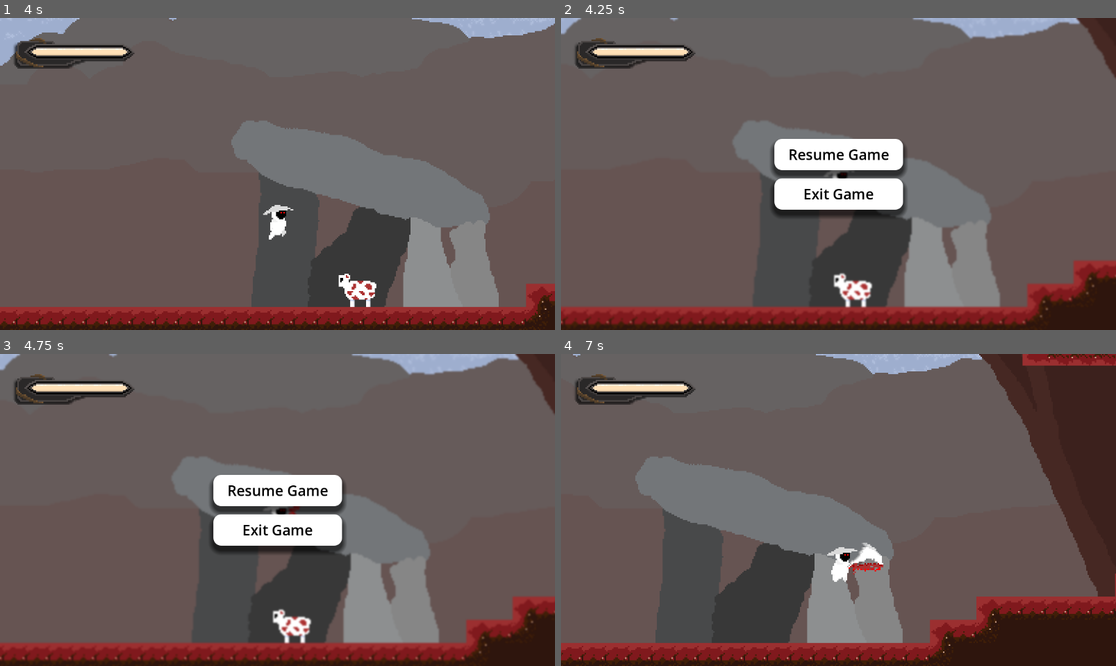
Above: before the commit, frames 1-4 (two rows, left to right).
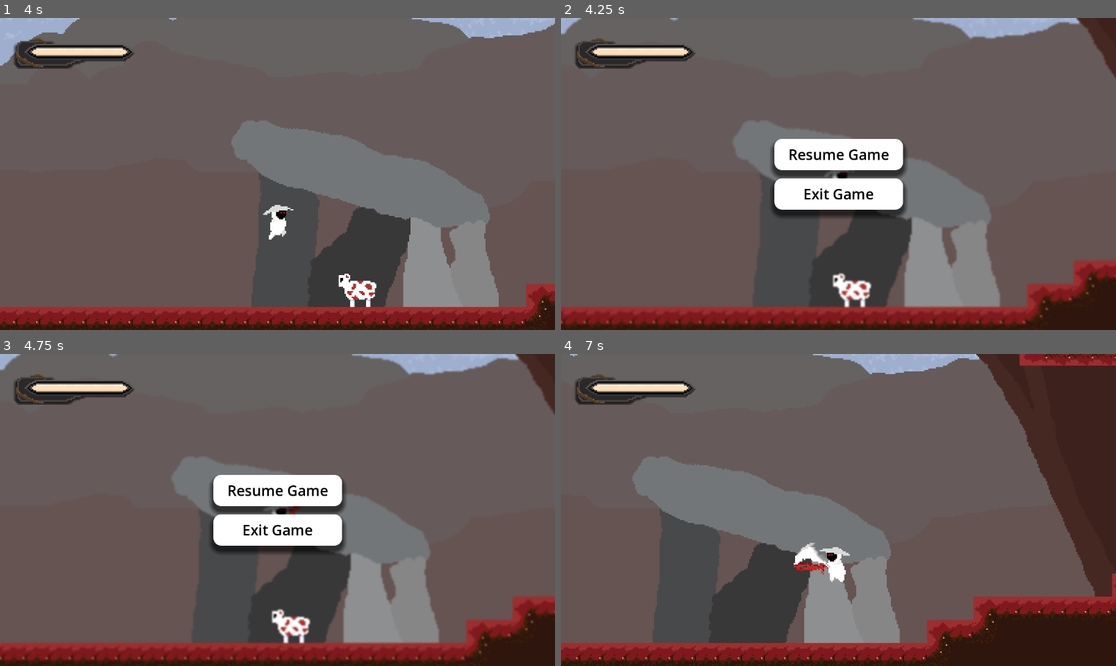
Above: after the commit, the same moments.

Repository: KirstenMayland/color2Dmetroidvania
Game: Godot game, scene res://scenes/levels/russet_grove_3.tscn
Two runs of this game, one before a commit and one after it. Both use one fixed random seed, a clock stepped at 60 frames per second and the inputs below. This scene is started directly instead of the project's main scene.
Inputs:
- Up to frame 1 (4 s): hold D (move_right) 0.53-2.03 s; tap E (attack) at 0.6, 1.55, 2.1, 2.85 s; tap Space (jump) at 0.77, 0.8, 1.07, 1.35, 1.52, 1.82, 2.3, 3.02, 3.32, 3.6, 3.77 s; hold A (move_left) 2.03-2.78 s; hold D (move_right) from 2.78 s (still down)
- Up to frame 2 (4.25 s): keep holding D (move_right); tap Space (jump) at 4.07 s; tap Escape (pause_game) at 4.15 s
- Up to frame 3 (4.75 s): release D (move_right) at 4.28 s; hold A (move_left) from 4.28 s (still down); tap E (attack) at 4.35 s; tap Space (jump) at 4.52 s
- Up to frame 4 (7 s): tap Space (jump) at 4.82, 6.05, 6.6, 6.77 s; release A (move_left) at 5 s; click "Resume Game" at 5 s; hold D (move_right) 5.78-6.53 s; tap E (attack) at 5.85, 6.8 s; hold A (move_left) from 6.53 s (still down)

Frame 1 is identical in both runs. In frame 2, 0.3% of the frame differs, in the area x 48-57%, y 81-93%; in frame 3, 0.3%; in frame 4, 4.1%, in the area x 0-100%, y 0-99%.

Commit message:
death scene when on ground

Diff:
--- a/scenes/entities/player.tscn
+++ b/scenes/entities/player.tscn
@@ -1,7 +1,8 @@
-[gd_scene load_steps=111 format=3 uid="uid://ctp67a0qjcvom"]
+[gd_scene load_steps=130 format=3 uid="uid://ctp67a0qjcvom"]
 
 [ext_resource type="Script" path="res://scripts/entities/player.gd" id="1_m4g60"]
 [ext_resource type="Texture2D" uid="uid://gqfx5jpp751" path="res://assets/entities/player/player2.0-Door.png" id="2_jhtnp"]
+[ext_resource type="Texture2D" uid="uid://cg7os7rmlc0fg" path="res://assets/entities/player/player2.0-DeathGround.png" id="2_um7sx"]
 [ext_resource type="Texture2D" uid="uid://d20fhc7yd6r28" path="res://assets/entities/player/player2.0-Hurt.png" id="3_pwt33"]
 [ext_resource type="Texture2D" uid="uid://cqey8ut73ccfy" path="res://assets/entities/player/player2.0-Idle.png" id="4_688it"]
 [ext_resource type="Texture2D" uid="uid://dpnb3tlwti33a" path="res://assets/entities/player/player2.0-Jump.png" id="5_av1j8"]
@@ -11,6 +12,46 @@
 [ext_resource type="PackedScene" uid="uid://dty8yax2de5v4" path="res://scenes/components/hurtbox_component.tscn" id="14_jqlrc"]
 [ext_resource type="PackedScene" uid="uid://dodtc5a30e5v2" path="res://scenes/components/hitbox_component.tscn" id="21_iamod"]
 
+[sub_resource type="AtlasTexture" id="AtlasTexture_vshr1"]
+atlas = ExtResource("2_um7sx")
+region = Rect2(0, 0, 128, 128)
+
+[sub_resource type="AtlasTexture" id="AtlasTexture_2kih1"]
+atlas = ExtResource("2_um7sx")
+region = Rect2(128, 0, 128, 128)
+
+[sub_resource type="AtlasTexture" id="AtlasTexture_sv0ok"]
+atlas = ExtResource("2_um7sx")
+region = Rect2(256, 0, 128, 128)
+
+[sub_resource type="AtlasTexture" id="AtlasTexture_76oie"]
+atlas = ExtResource("2_um7sx")
+region = Rect2(384, 0, 128, 128)
+
+[sub_resource type="AtlasTexture" id="AtlasTexture_31hcg"]
+atlas = ExtResource("2_um7sx")
+region = Rect2(512, 0, 128, 128)
+
+[sub_resource type="AtlasTexture" id="AtlasTexture_u40so"]
+atlas = ExtResource("2_um7sx")
+region = Rect2(640, 0, 128, 128)
+
+[sub_resource type="AtlasTexture" id="AtlasTexture_g018i"]
+atlas = ExtResource("2_um7sx")
+region = Rect2(768, 0, 128, 128)
+
+[sub_resource type="AtlasTexture" id="AtlasTexture_grs7f"]
+atlas = ExtResource("2_um7sx")
+region = Rect2(896, 0, 128, 128)
+
+[sub_resource type="AtlasTexture" id="AtlasTexture_7y80a"]
+atlas = ExtResource("2_um7sx")
+region = Rect2(1024, 0, 128, 128)
+
+[sub_resource type="AtlasTexture" id="AtlasTexture_l6vcb"]
+atlas = ExtResource("2_um7sx")
+region = Rect2(1152, 0, 128, 128)
+
 [sub_resource type="AtlasTexture" id="AtlasTexture_eec2u"]
 atlas = ExtResource("2_jhtnp")
 region = Rect2(0, 0, 128, 128)
@@ -63,39 +104,39 @@
 atlas = ExtResource("3_pwt33")
 region = Rect2(128, 0, 128, 128)
 
-[sub_resource type="AtlasTexture" id="AtlasTexture_3ee51"]
+[sub_resource type="AtlasTexture" id="AtlasTexture_x4mtw"]
 atlas = ExtResource("4_688it")
 region = Rect2(0, 0, 128, 128)
 
-[sub_resource type="AtlasTexture" id="AtlasTexture_3iv8x"]
+[sub_resource type="AtlasTexture" id="AtlasTexture_xrnht"]
 atlas = ExtResource("4_688it")
 region = Rect2(128, 0, 128, 128)
 
-[sub_resource type="AtlasTexture" id="AtlasTexture_3oaw1"]
+[sub_resource type="AtlasTexture" id="AtlasTexture_hixh2"]
 atlas = ExtResource("4_688it")
 region = Rect2(256, 0, 128, 128)
 
-[sub_resource type="AtlasTexture" id="AtlasTexture_pcgig"]
+[sub_resource type="AtlasTexture" id="AtlasTexture_ut0w1"]
 atlas = ExtResource("4_688it")
 region = Rect2(384, 0, 128, 128)
 
-[sub_resource type="AtlasTexture" id="AtlasTexture_iok1s"]
+[sub_resource type="AtlasTexture" id="AtlasTexture_hgymv"]
 atlas = ExtResource("4_688it")
 region = Rect2(512, 0, 128, 128)
 
-[sub_resource type="AtlasTexture" id="AtlasTexture_u5lkd"]
+[sub_resource type="AtlasTexture" id="AtlasTexture_77yhf"]
 atlas = ExtResource("4_688it")
 region = Rect2(640, 0, 128, 128)
 
-[sub_resource type="AtlasTexture" id="AtlasTexture_c6f7b"]
+[sub_resource type="AtlasTexture" id="AtlasTexture_pr750"]
 atlas = ExtResource("4_688it")
 region = Rect2(768, 0, 128, 128)
 
-[sub_resource type="AtlasTexture" id="AtlasTexture_ino62"]
+[sub_resource type="AtlasTexture" id="AtlasTexture_h868l"]
 atlas = ExtResource("4_688it")
 region = Rect2(896, 0, 128, 128)
 
-[sub_resource type="AtlasTexture" id="AtlasTexture_jxs05"]
+[sub_resource type="AtlasTexture" id="AtlasTexture_njmgt"]
 atlas = ExtResource("4_688it")
 region = Rect2(1024, 0, 128, 128)
 
@@ -177,6 +218,41 @@
 
 [sub_resource type="SpriteFrames" id="SpriteFrames_rbujn"]
 animations = [{
+"frames": [{
+"duration": 1.0,
+"texture": SubResource("AtlasTexture_vshr1")
+}, {
+"duration": 1.0,
+"texture": SubResource("AtlasTexture_2kih1")
+}, {
+"duration": 1.0,
+"texture": SubResource("AtlasTexture_sv0ok")
+}, {
+"duration": 1.0,
+"texture": SubResource("AtlasTexture_76oie")
+}, {
+"duration": 1.0,
+"texture": SubResource("AtlasTexture_31hcg")
+}, {
+"duration": 1.0,
+"texture": SubResource("AtlasTexture_u40so")
+}, {
+"duration": 1.0,
+"texture": SubResource("AtlasTexture_g018i")
+}, {
+"duration": 1.0,
+"texture": SubResource("AtlasTexture_grs7f")
+}, {
+"duration": 1.0,
+"texture": SubResource("AtlasTexture_7y80a")
+}, {
+"duration": 1.0,
+"texture": SubResource("AtlasTexture_l6vcb")
+}],
+"loop": false,
+"name": &"death_ground",
+"speed": 5.0
+}, {
 "frames": [{
 "duration": 1.0,
 "texture": SubResource("AtlasTexture_eec2u")
@@ -222,37 +298,37 @@
 "duration": 1.0,
 "texture": SubResource("AtlasTexture_356cu")
 }],
-"loop": true,
+"loop": false,
 "name": &"hurt",
 "speed": 5.0
 }, {
 "frames": [{
 "duration": 1.0,
-"texture": SubResource("AtlasTexture_3ee51")
-}, {
-"duration": 1.0,
-"texture": SubResource("AtlasTexture_3iv8x")
-}, {
-"duration": 1.0,
-"texture": SubResource("AtlasTexture_3oaw1")
-}, {
-"duration": 1.0,
-"texture": SubResource("AtlasTexture_pcgig")
-}, {
-"duration": 1.0,
-"texture": SubResource("AtlasTexture_iok1s")
-}, {
-"duration": 1.0,
-"texture": SubResource("AtlasTexture_u5lkd")
-}, {
-"duration": 1.0,
-"texture": SubResource("AtlasTexture_c6f7b")
-}, {
-"duration": 1.0,
-"texture": SubResource("AtlasTexture_ino62")
-}, {
-"duration": 1.0,
-"texture": SubResource("AtlasTexture_jxs05")
+"texture": SubResource("AtlasTexture_x4mtw")
+}, {
+"duration": 1.0,
+"texture": SubResource("AtlasTexture_xrnht")
+}, {
+"duration": 1.0,
+"texture": SubResource("AtlasTexture_hixh2")
+}, {
+"duration": 1.0,
+"texture": SubResource("AtlasTexture_ut0w1")
+}, {
+"duration": 1.0,
+"texture": SubResource("AtlasTexture_hgymv")
+}, {
+"duration": 1.0,
+"texture": SubResource("AtlasTexture_77yhf")
+}, {
+"duration": 1.0,
+"texture": SubResource("AtlasTexture_pr750")
+}, {
+"duration": 1.0,
+"texture": SubResource("AtlasTexture_h868l")
+}, {
+"duration": 1.0,
+"texture": SubResource("AtlasTexture_njmgt")
 }],
 "loop": true,
 "name": &"idle",
@@ -358,7 +434,7 @@
 
 [sub_resource type="Animation" id="Animation_d5oc0"]
 resource_name = "Hurt"
-length = 0.085
+length = 0.1
 tracks/0/type = "value"
 tracks/0/imported = false
 tracks/0/enabled = true
@@ -819,8 +895,38 @@
 "values": [0, 1, 2, 3, 4, 5, 6, 7]
 }
 
+[sub_resource type="Animation" id="Animation_dx5lo"]
+resource_name = "DeathGround"
+length = 2.0
+step = 0.15
+tracks/0/type = "value"
+tracks/0/imported = false
+tracks/0/enabled = true
+tracks/0/path = NodePath("AnimatedSprite2D:frame")
+tracks/0/interp = 1
+tracks/0/loop_wrap = true
+tracks/0/keys = {
+"times": PackedFloat32Array(0, 0.15, 0.3, 0.45, 0.6, 0.75, 0.9, 1.05, 1.2, 1.35),
+"transitions": PackedFloat32Array(1, 1, 1, 1, 1, 1, 1, 1, 1, 1),
+"update": 1,
+"values": [0, 1, 2, 3, 4, 5, 6, 7, 8, 9]
+}
+tracks/1/type = "value"
+tracks/1/imported = false
+tracks/1/enabled = true
+tracks/1/path = NodePath("AnimatedSprite2D:animation")
+tracks/1/interp = 1
+tracks/1/loop_wrap = true
+tracks/1/keys = {
+"times": PackedFloat32Array(0),
+"transitions": PackedFloat32Array(1),
+"update": 1,
+"values": [&"death_ground"]
+}
+
 [sub_resource type="AnimationLibrary" id="AnimationLibrary_mj16g"]
 _data = {
+"DeathGround": SubResource("Animation_dx5lo"),
 "Hurt": SubResource("Animation_d5oc0"),
 "Idle": SubResource("Animation_7r3hc"),
 "Jump": SubResource("Animation_7d1iv"),
@@ -835,6 +941,9 @@
 "ThroughDoor": SubResource("Animation_pepxw"),
 "Walk": SubResource("Animation_eynmj")
 }
+
+[sub_resource type="AnimationNodeAnimation" id="AnimationNodeAnimation_3hryw"]
+animation = &"DeathGround"
 
 [sub_resource type="AnimationNodeAnimation" id="AnimationNodeAnimation_wu453"]
 animation = &"Hurt"
@@ -1017,23 +1126,49 @@
 advance_mode = 2
 advance_condition = &"in_air"
 
+[sub_resource type="AnimationNodeStateMachineTransition" id="AnimationNodeStateMachineTransition_5p3ty"]
+advance_mode = 2
+advance_condition = &"dead"
+
+[sub_resource type="AnimationNodeStateMachineTransition" id="AnimationNodeStateMachineTransition_xn8a1"]
+advance_mode = 2
+advance_condition = &"dead"
+
+[sub_resource type="AnimationNodeStateMachineTransition" id="AnimationNodeStateMachineTransition_mntw0"]
+advance_mode = 2
+advance_condition = &"dead"
+
+[sub_resource type="AnimationNodeStateMachineTransition" id="AnimationNodeStateMachineTransition_5ym3y"]
+advance_mode = 2
+advance_condition = &"dead"
+
+[sub_resource type="AnimationNodeStateMachineTransition" id="AnimationNodeStateMachineTransition_k8l2u"]
+switch_mode = 2
+advance_mode = 2
+
+[sub_resource type="AnimationNodeStateMachineTransition" id="AnimationNodeStateMachineTransition_834j6"]
+advance_mode = 2
+advance_condition = &"dead"
+
 [sub_resource type="AnimationNodeStateMachine" id="AnimationNodeStateMachine_2wki3"]
+states/DeathGround/node = SubResource("AnimationNodeAnimation_3hryw")
+states/DeathGround/position = Vector2(1283.67, 358.883)
 states/End/position = Vector2(1301, 140)
 states/Hurt/node = SubResource("AnimationNodeAnimation_wu453")
-states/Hurt/position = Vector2(739.668, 557.702)
+states/Hurt/position = Vector2(1055.67, 415.883)
 states/Idle/node = SubResource("AnimationNodeAnimation_ns64f")
 states/Idle/position = Vector2(286.668, 140)
 states/JumpStateMachine/node = SubResource("AnimationNodeStateMachine_tjmsk")
-states/JumpStateMachine/position = Vector2(739.668, 344.978)
+states/JumpStateMachine/position = Vector2(405.668, 415.883)
 states/Start/position = Vector2(185, 140)
 states/SwordSlash/node = SubResource("AnimationNodeAnimation_qn8xm")
-states/SwordSlash/position = Vector2(739.668, 216.702)
+states/SwordSlash/position = Vector2(654.668, -29.298)
 states/ThroughDoor/node = SubResource("AnimationNodeAnimation_puu23")
-states/ThroughDoor/position = Vector2(739.668, 51.702)
+states/ThroughDoor/position = Vector2(286.668, 46.702)
 states/Walk/node = SubResource("AnimationNodeAnimation_0a4tn")
 states/Walk/position = Vector2(1212.67, 140)
-transitions = ["Start", "Idle", SubResource("AnimationNodeSt …(1776 unchanged characters)… mationNodeStateMachineTransition_ylpky")]
-graph_offset = Vector2(128.668, 34.6637)
+transitions = ["Start", "Idle", SubResource("AnimationNodeSt …(1776 unchanged characters)… mationNodeStateMachineTransition_ylpky"), "Idle", "DeathGround", SubResource("AnimationNodeStateMachineTransition_5p3ty"), "Hurt", "DeathGround", SubResource("AnimationNodeStateMachineTransition_xn8a1"), "SwordSlash", "DeathGround", SubResource("AnimationNodeStateMachineTransition_mntw0"), "Walk", "DeathGround", SubResource("AnimationNodeStateMachineTransition_5ym3y"), "DeathGround", "End", SubResource("AnimationNodeStateMachineTransition_k8l2u"), "JumpStateMachine", "DeathGround", SubResource("AnimationNodeStateMachineTransition_834j6")]
+graph_offset = Vector2(128.668, 82.1131)
 
 [sub_resource type="RectangleShape2D" id="RectangleShape2D_yejrp"]
 size = Vector2(13, 24)
@@ -1049,7 +1184,6 @@
 position = Vector2(0, -0.5)
 sprite_frames = SubResource("SpriteFrames_rbujn")
 animation = &"slash"
-frame = 1
 
 [node name="AnimationPlayer" type="AnimationPlayer" parent="."]
 libraries = {
@@ -1059,6 +1193,7 @@
 [node name="AnimationTree" type="AnimationTree" parent="."]
 tree_root = SubResource("AnimationNodeStateMachine_2wki3")
 anim_player = NodePath("../AnimationPlayer")
+parameters/conditions/dead = false
 parameters/conditions/hurt = false
 parameters/conditions/idle = false
 parameters/conditions/in_air = false
@@ -1074,11 +1209,8 @@
 position = Vector2(0, -0.5)
 polygon = PackedVector2Array(-5, -1, -5, 12, 6, 12, 6, -8, 2, -12, -2, -12, -5, -8)
 
-[node name="Camera2D" type="Camera2D" parent="."]
-zoom = Vector2(3, 3)
-
 [node name="HealthComponent" parent="." instance=ExtResource("13_3h35b")]
-max_health = 100.0
+max_health = 20.0
 
 [node name="HurtboxComponent" parent="." node_paths=PackedStringArray("health_component", "invulnerablilty_timer") instance=ExtResource("14_jqlrc")]
 visible = false
--- a/scenes/gui/core.tscn
+++ b/scenes/gui/core.tscn
@@ -4,13 +4,16 @@
 [ext_resource type="Script" path="res://scripts/gui/core.gd" id="1_y5cdo"]
 [ext_resource type="PackedScene" uid="uid://bduv2ruwnvnui" path="res://scenes/gui/pause_menu.tscn" id="3_jqyij"]
 [ext_resource type="Texture2D" uid="uid://efsdgl5hh6jy" path="res://assets/gui/health_bar.png" id="3_vd4kn"]
-[ext_resource type="Script" path="res://scripts/gui/health_bar.gd" id="4_acide"]
 [ext_resource type="Texture2D" uid="uid://6jahmgp6d3o4" path="res://assets/gui/health_bar_top.png" id="5_agxyv"]
+[ext_resource type="Script" path="res://scripts/components/health_bar_component.gd" id="6_w83xi"]
 
 [node name="Core" type="Node2D"]
 script = ExtResource("1_y5cdo")
 
 [node name="Player" parent="." instance=ExtResource("1_382ph")]
+
+[node name="Camera2D" type="Camera2D" parent="Player"]
+zoom = Vector2(3, 3)
 
 [node name="GUI" type="CanvasLayer" parent="."]
 
@@ -24,7 +27,7 @@
 texture_over = ExtResource("3_vd4kn")
 texture_progress = ExtResource("5_agxyv")
 texture_progress_offset = Vector2(22, 21)
-script = ExtResource("4_acide")
+script = ExtResource("6_w83xi")
 player = NodePath("../../Player")
 
 [node name="HealthBarBackground" type="ColorRect" parent="GUI/HealthBar"]
--- a/scenes/levels/russet_grove_3.tscn
+++ b/scenes/levels/russet_grove_3.tscn
@@ -464,6 +464,9 @@
 layer_1/z_index = 0
 layer_1/tile_data = PackedInt32Array(0, 786432, 2, 1, 786432, 2, 2, 786432, 2, 3, 786432, 2, 4, 786432, 2, 5, 786432, 2 …(32980 unchanged characters)…
 
+[node name="Sheep" parent="." instance=ExtResource("7_o4uk1")]
+position = Vector2(802, 435)
+
 [node name="Core" parent="." instance=ExtResource("4_v0ww0")]
 position = Vector2(85, 418)
 
@@ -494,6 +497,3 @@
 offset_right = 1011.0
 offset_bottom = 512.0
 color = Color(0.180392, 0.0823529, 0.0509804, 1)
-
-[node name="Sheep" parent="." instance=ExtResource("7_o4uk1")]
-position = Vector2(802, 435)
--- a/scripts/autoload/global.gd
+++ b/scripts/autoload/global.gd
@@ -12,5 +12,5 @@
 
 # ---------------------visuals---------------------------
 func change_character_visual_direction(character):
-	if character is CharacterBody2D and Engine.time_scale != 0:
+	if character is CharacterBody2D and Engine.time_scale != 0 and Global.get_player_can_move():
 		character.scale.x = character.scale.x * -1
--- a/scripts/gui/health_bar.gd
+++ b/scripts/components/health_bar_component.gd
@@ -25,7 +25,7 @@
 	set_value(clamp((health_component.get_current_health() * 100) / health_component.get_max_health(), 0, 100))
 
 
-func flash_background(background):
+func flash_background():
 	if background:
 		background.set_color(Color(1, 1, 1, 1))
 		await get_tree().create_timer(0.15).timeout
@@ -34,6 +34,6 @@
 
 func update(heal):
 	if not heal:
-		flash_background(background)
+		flash_background()
 
 	update_bar()
--- a/scripts/components/health_component.gd
+++ b/scripts/components/health_component.gd
@@ -22,7 +22,7 @@
 func check_death():
 	if current_health == 0:
 		died.emit()
-		owner.queue_free()
+		#owner.queue_free()
 
 func heal(health: float):
 	damage(-health)
--- a/scripts/entities/player.gd
+++ b/scripts/entities/player.gd
@@ -18,6 +18,7 @@
 # animation bools
 var heal_ani: bool = false
 var hurt_ani: bool = false
+var is_dead_ani: bool = false
 
 @onready var health_component: HealthComponent = $HealthComponent
 @onready var animation = $AnimationPlayer
@@ -28,9 +29,10 @@
 # ----------------------------------------------------------------
 func _ready():
 	health_component.health_change.connect(on_health_change)
+	health_component.died.connect(on_death)
 	animation_tree.active = true
 
-func on_health_change(_current_health: float, heal: bool):
+func on_health_change(heal: bool):
 	if heal == false:
 		hurt_ani = true
 		heal_ani = false
@@ -38,6 +40,9 @@
 		hurt_ani = false
 		heal_ani = true
 
+func on_death():
+	is_dead_ani = true
+	Global.set_player_can_move(false)
 
 # ----------------------------------------------------------------
 # ---------------------_physics_process---------------------------
@@ -49,24 +54,25 @@
 	update_animation_parameters(delta)
 
 func move():
-	var direction = Input.get_axis("move_left", "move_right")
-	# way facing
-	if (direction):
-		if (direction_old != direction):
-			Global.change_character_visual_direction(get_node("."))
-		direction_old = direction
+	if Engine.time_scale != 0:
+		var direction = Input.get_axis("move_left", "move_right")
+		# way facing
+		if (direction):
+			if (direction_old != direction):
+				Global.change_character_visual_direction(get_node("."))
+			direction_old = direction
 
-	# if allowed to run
-	if Global.get_player_can_move():
-		# if moving
-		if direction:
-			velocity.x = direction * SPEED
+		# if allowed to run
+		if Global.get_player_can_move():
+			# if moving
+			if direction:
+				velocity.x = direction * SPEED
 
-		# if stopped/stopping
-		else:
-			velocity.x = move_toward(velocity.x, 0, SPEED / 2)  # stop mechanism, how quickly it slows
+			# if stopped/stopping
+			else:
+				velocity.x = move_toward(velocity.x, 0, SPEED / 2)  # stop mechanism, how quickly it slows
 
-		move_and_slide()
+			move_and_slide()
 
 
 func jump(delta):
@@ -97,48 +103,57 @@
 
 
 func update_animation_parameters(delta):
-	# idle
-	if velocity == Vector2.ZERO:
-		animation_tree["parameters/conditions/idle"] = true
-		animation_tree["parameters/conditions/is_moving"] = false
+	# dead:
+	if not is_dead_ani:
+		animation_tree["parameters/conditions/dead"] = false
 
-		animation_tree["parameters/conditions/in_air"] = false
-		animation_tree["parameters/JumpStateMachine/conditions/on_ground"] = true
-	# jump
-	elif velocity.y != 0:
-		animation_tree["parameters/conditions/idle"] = false
-		animation_tree["parameters/conditions/is_moving"] = false
+		# idle
+		if velocity == Vector2.ZERO:
+			animation_tree["parameters/conditions/idle"] = true
+			animation_tree["parameters/conditions/is_moving"] = false
 
-		animation_tree["parameters/conditions/in_air"] = true
-		animation_tree["parameters/JumpStateMachine/conditions/on_ground"] = false
+			animation_tree["parameters/conditions/in_air"] = false
+			animation_tree["parameters/JumpStateMachine/conditions/on_ground"] = true
 
-		if velocity.y > 0:
-			animation_tree["parameters/JumpStateMachine/conditions/jump"] = false
-			animation_tree["parameters/JumpStateMachine/conditions/fall"] = true
+		# jump
+		elif velocity.y != 0:
+			animation_tree["parameters/conditions/idle"] = false
+			animation_tree["parameters/conditions/is_moving"] = false
+
+			animation_tree["parameters/conditions/in_air"] = true
+			animation_tree["parameters/JumpStateMachine/conditions/on_ground"] = false
+
+			if velocity.y > 0:
+				animation_tree["parameters/JumpStateMachine/conditions/jump"] = false
+				animation_tree["parameters/JumpStateMachine/conditions/fall"] = true
+			else:
+				animation_tree["parameters/JumpStateMachine/conditions/jump"] = true
+				animation_tree["parameters/JumpStateMachine/conditions/fall"] = false
+
+		# walk
 		else:
-			animation_tree["parameters/JumpStateMachine/conditions/jump"] = true
-			animation_tree["parameters/JumpStateMachine/conditions/fall"] = false
-	# walk
+			animation_tree["parameters/conditions/idle"] = false
+			animation_tree["parameters/conditions/is_moving"] = true
+
+			animation_tree["parameters/conditions/in_air"] = false
+			animation_tree["parameters/JumpStateMachine/conditions/on_ground"] = true
+
+		# jump cont.  ----- Note: x = velocity.y, y = velocity.y v acceleration.y (abs(v.y) > abs(a.y) == 1; abs(v.y) < abs(a.y) == -1)
+		animation_tree["parameters/JumpStateMachine/BlendSpace2D/blend_position"] = Vector2(1 if velocity.y > 0 else -1, 1 if abs(velocity.y) >= abs(gravity * delta * 10) else -1)
+
+		# slash
+		if Input.is_action_just_pressed("attack"):
+			animation_tree["parameters/conditions/slash"] = true
+		else:
+			animation_tree["parameters/conditions/slash"] = false
+
+		# hurt
+		if hurt_ani:
+			animation_tree["parameters/conditions/hurt"] = true
+			hurt_ani = false
+		else:
+			# reset
+			animation_tree["parameters/conditions/hurt"] = false
+
 	else:
-		animation_tree["parameters/conditions/idle"] = false
-		animation_tree["parameters/conditions/is_moving"] = true
-
-		animation_tree["parameters/conditions/in_air"] = false
-		animation_tree["parameters/JumpStateMachine/conditions/on_ground"] = true
-
-	# jump cont.  ----- Note: x = velocity.y, y = velocity.y v acceleration.y (abs(v.y) > abs(a.y) == 1; abs(v.y) < abs(a.y) == -1)
-	animation_tree["parameters/JumpStateMachine/BlendSpace2D/blend_position"] = Vector2(1 if velocity.y > 0 else -1, 1 if abs(velocity.y) >= abs(gravity * delta * 10) else -1)
-
-	# slash
-	if Input.is_action_just_pressed("attack"):
-		animation_tree["parameters/conditions/slash"] = true
-	else:
-		animation_tree["parameters/conditions/slash"] = false
-
-	# hurt
-	if hurt_ani:
-		animation_tree["parameters/conditions/hurt"] = true
-		hurt_ani = false
-	else:
-		# reset
-		animation_tree["parameters/conditions/hurt"] = false
+		animation_tree["parameters/conditions/dead"] = true
--- a/scripts/entities/sheep.gd
+++ b/scripts/entities/sheep.gd
@@ -4,27 +4,36 @@
 @export var max_speed : float = 50.0
 @export var jump_velocity : float = -200.0
 
+@onready var health_component: HealthComponent = $HealthComponent
 var direction_old_x: float = 1
+var gravity = ProjectSettings.get_setting("physics/2d/default_gravity")
 
-# Get the gravity from the project settings to be synced with RigidBody nodes.
-var gravity = ProjectSettings.get_setting("physics/2d/default_gravity")
+# ----------------------------------------------------------------
+# -----------------------------ready------------------------------
+# ----------------------------------------------------------------
+func _ready():
+	health_component.died.connect(on_death)
+
+func on_death():
+	queue_free()
+
 
 # ----------------------------------------------------------------
 # ---------------------_physics_process---------------------------
 # ----------------------------------------------------------------
 func _physics_process(delta):
-	var direction = get_direction_vector_to_player()
-
 	# Gravity
 	if not is_on_floor():
 		velocity.y += gravity * delta
 
+	move(get_direction_vector_to_player())
+
+func move(direction):
 	# Horizontal movement
 	if direction.x != 0:
 		velocity.x = direction.x * max_speed
 
-	# Way facing
-	if (direction.x != 0):
+		# Way facing
 		if ((direction_old_x > 0 and direction.x < 0) or (direction_old_x < 0 and direction.x > 0)):
 			Global.change_character_visual_direction(get_node("."))
 		direction_old_x = direction.x
--- a/scripts/gui/pause_menu.gd
+++ b/scripts/gui/pause_menu.gd
@@ -18,7 +18,7 @@
 	# get_tree().change_scene_to_file("res://scenes/gui/main_menu.tscn")
 
 
-func _process(delta):
+func _process(_delta):
 	if Input.is_action_just_pressed("pause_game"):
 		pauseMenu()
 
Binary file added: assets/entities/player/player2.0-DeathGround.png
Not shown, added: assets/entities/player/player2.0-DeathGround.png.import
Binary file changed: assets/entities/player/player2.0-Door.png
Binary file changed: assets/entities/player/player2.0-Jump.png
Binary file changed: assets/entities/player/player2.0-Walk.png
Binary file changed: assets/entities/player/player2.0.aseprite
Not shown, changed: text/TODO.md
